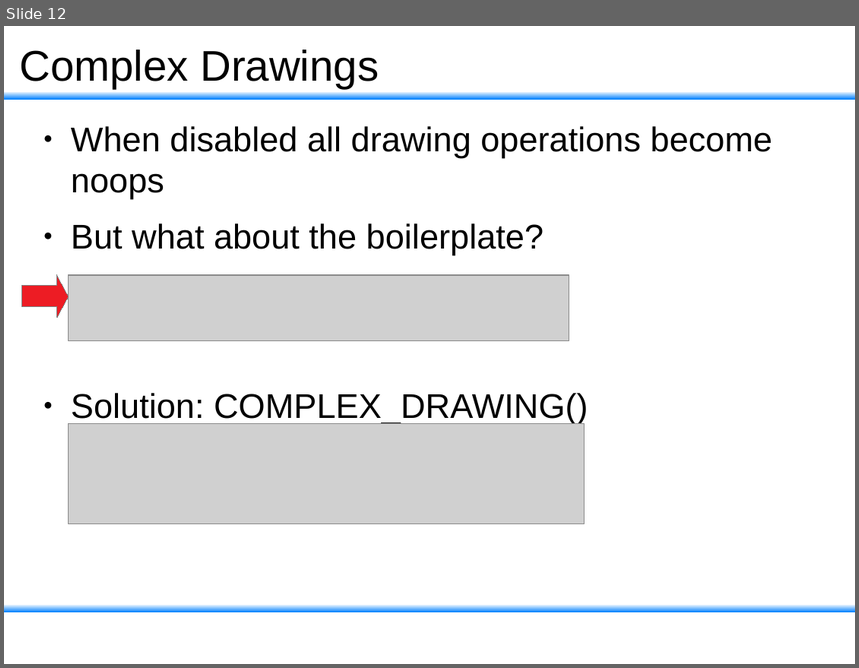
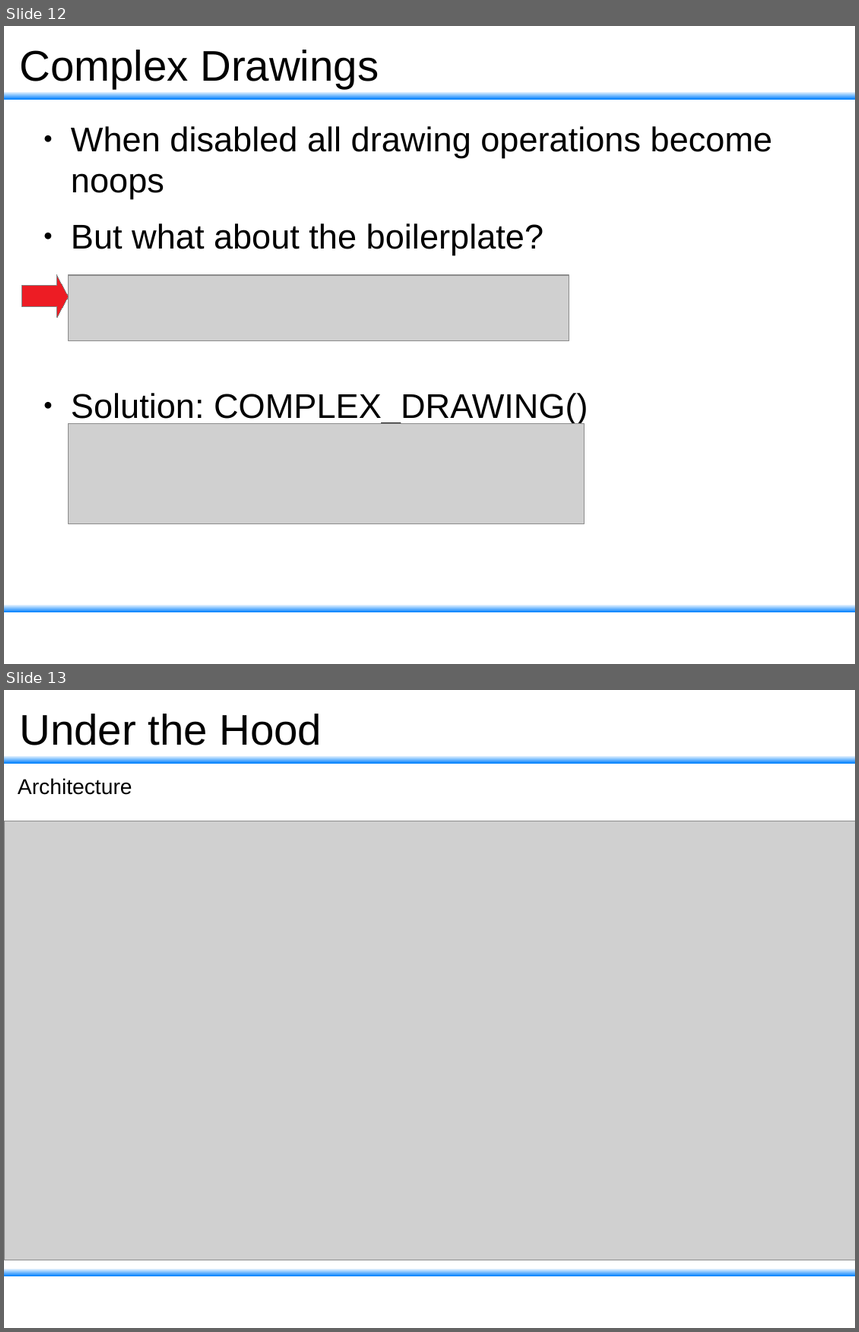
Before and after one commit to rock-gui/gui-vizkit3d_debug_drawings, a slide deck: doc/slides.odp. Shown one above the other, each under a label of ours: slide 12 before the commit, slides 12 and 13 after it. The pictures are 859x668 and 859x1332 pixels, drawn with LibreOffice and Linux fonts; fonts in the diff are those of the drawing; grey boxes stand for pictures; background and template pictures are left out. Boxes give left, top, right and bottom in pixels: in the first picture for what was removed or moved away, otherwise in the second. Text is boxed around its words. In the diff, an @@ line names an element or a change of style, - is before the commit and + after.

```diff
--- a/doc/slides.odp
+++ b/doc/slides.odp
@@ slide 13 added at [4, 690, 855, 1328], background #FFFFFF; not listed: 2 template elements that a slide beside it also shows @@
@@ title added at [19, 714, 322, 745], 40 pt, text #000000 @@
+Under the Hood
@@ text added at [18, 778, 132, 795], 20 pt, text #000000 @@
+Architecture
@@ picture added at [4, 821, 855, 1260] @@
```
Also in this commit, not shown: 6 other slides added, 1 slide removed.
